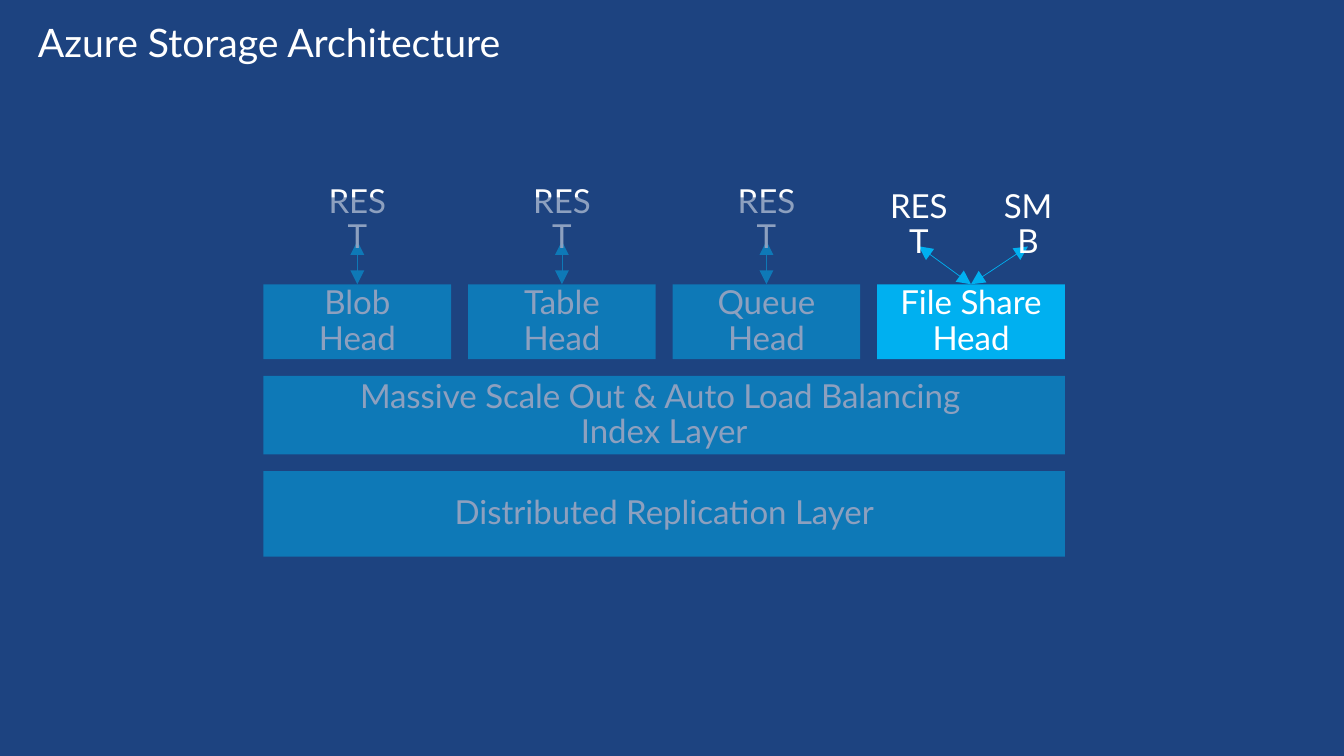
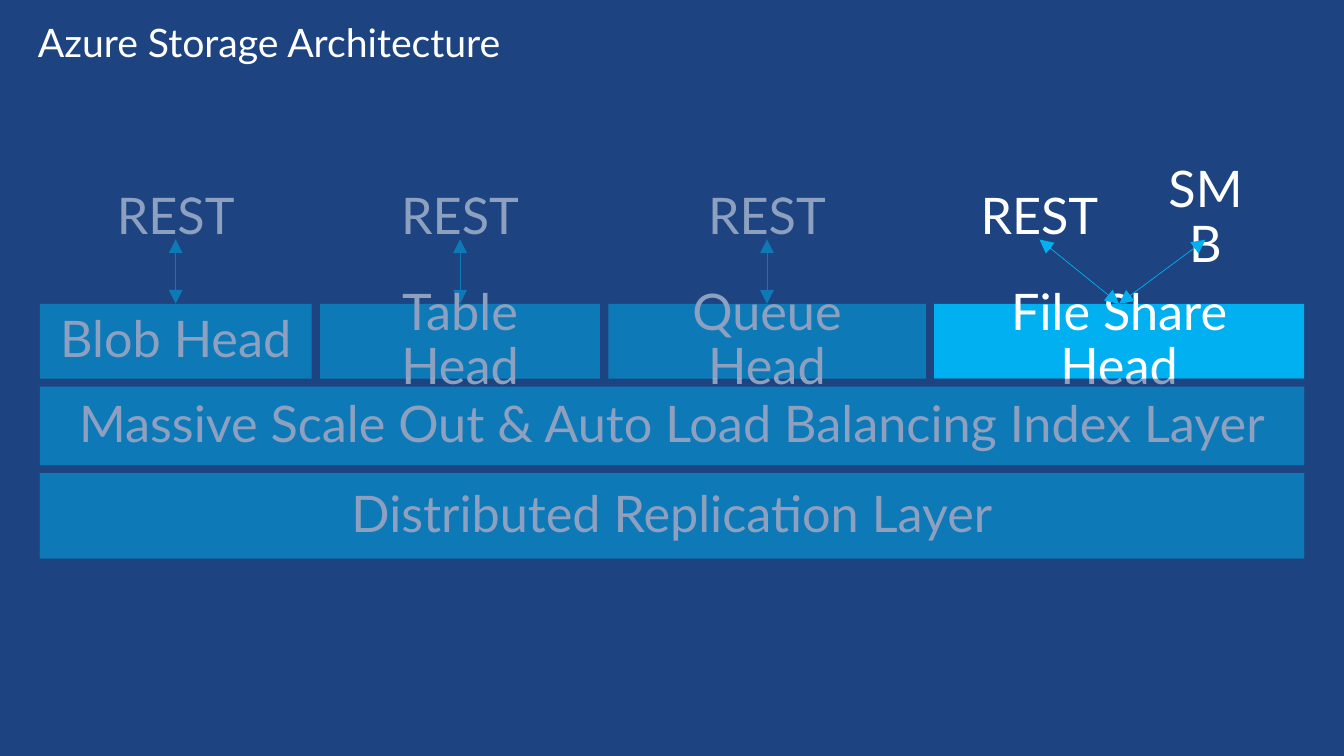
Before and after one commit to sack212/BasicAzureCamp, a slide deck: slide 3 of Data-Storage/Data-Storage.pptx. Drawn at 1344x756 pixels with LibreOffice and Linux fonts; fonts in the diff are those of the drawing. Boxes give left, top, right and bottom in pixels: in the first picture for what was removed or moved away, otherwise in the second. Text is boxed around its words. In the diff, an @@ line names an element or a change of style, - is before the commit and + after.

Commit message:
Updated the Data-Storage deck: Made the intro architecture slide larger.

```diff
--- a/Data-Storage/Data-Storage.pptx
+++ b/Data-Storage/Data-Storage.pptx
@@ rectangle: place and size @@
-rectangle at [238, 198, 868, 365]
+rectangle at [36, 198, 927, 379]
@@ text "REST": place and size @@
-text "REST" at [300, 200, 415, 241]
+text "REST" at [117, 197, 235, 243]
@@ text "REST": place and size @@
-text "REST" at [505, 200, 620, 241]
+text "REST" at [401, 197, 519, 243]
@@ text "REST": place and size @@
-text "REST" at [862, 205, 977, 246]
+text "REST" at [981, 197, 1099, 243]
@@ size 23.5 to 36 pt in 7 elements at [708, 197, 826, 243], [39, 473, 1304, 559], [39, 387, 1304, 466], [401, 197, 519, 243], [981, 197, 1099, 243], [117, 197, 235, 243], [1133, 198, 1279, 240] @@
@@ text "SMB": place and size @@
-text "SMB" at [976, 205, 1081, 247]
+text "SMB" at [1133, 198, 1279, 240]
@@ double arrow moved from (357, 284) - (357, 241) to (175, 303) - (175, 239) @@
@@ double arrow moved from (562, 284) - (562, 241) to (460, 303) - (460, 239) @@
@@ double arrow moved from (766, 284) - (766, 241) to (767, 303) - (767, 239) @@
@@ double arrow moved from (971, 284) - (920, 246) to (1119, 303) - (1040, 240) @@
@@ double arrow moved from (971, 284) - (1028, 247) to (1119, 303) - (1206, 240) @@
@@ rectangle "Table Head": place and size @@
-rectangle "Table Head" at [468, 284, 655, 359]
+rectangle "Table Head" at [321, 303, 601, 378]
@@ text in rectangle at [401, 287, 519, 386]: text changed; size 23.5 to 36 pt @@
-Table
-Head
+Table Head
@@ rectangle "Queue Head": place and size @@
-rectangle "Queue Head" at [673, 284, 860, 359]
+rectangle "Queue Head" at [609, 303, 927, 378]
@@ text in rectangle at [692, 287, 841, 386]: text changed; size 23.5 to 36 pt @@
-Queue
-Head
+Queue Head
@@ rectangle "File Share Head": place and size @@
-rectangle "File Share Head" at [877, 284, 1065, 359]
+rectangle "File Share Head" at [935, 303, 1305, 378]
@@ text in rectangle at [1011, 287, 1227, 393]: text changed; size 23.5 to 36 pt @@
-File Share
-Head
+File Share Head
@@ rectangle "Blob Head": place and size @@
-rectangle "Blob Head" at [263, 284, 451, 359]
+rectangle "Blob Head" at [39, 303, 312, 378]
@@ text in rectangle at [60, 320, 292, 358]: text changed; size 23.5 to 36 pt @@
-Blob
-Head
+Blob Head
@@ rectangle: place and size @@
-rectangle at [246, 365, 1083, 463]
+rectangle at [38, 379, 1305, 466]
@@ rectangle "Massive Scale Out & Auto ...": place and size @@
-rectangle "Massive Scale Out & Auto ..." at [263, 376, 1065, 455]
+rectangle "Massive Scale Out & Auto ..." at [39, 387, 1304, 466]
@@ rectangle "Distributed Replication Layer": place and size @@
-rectangle "Distributed Replication Layer" at [263, 471, 1065, 557]
+rectangle "Distributed Replication Layer" at [39, 473, 1304, 559]
@@ rectangle: place and size @@
-rectangle at [254, 463, 1091, 561]
+rectangle at [39, 473, 1304, 559]
```
Also in this commit, not shown: 6 other slides changed.
